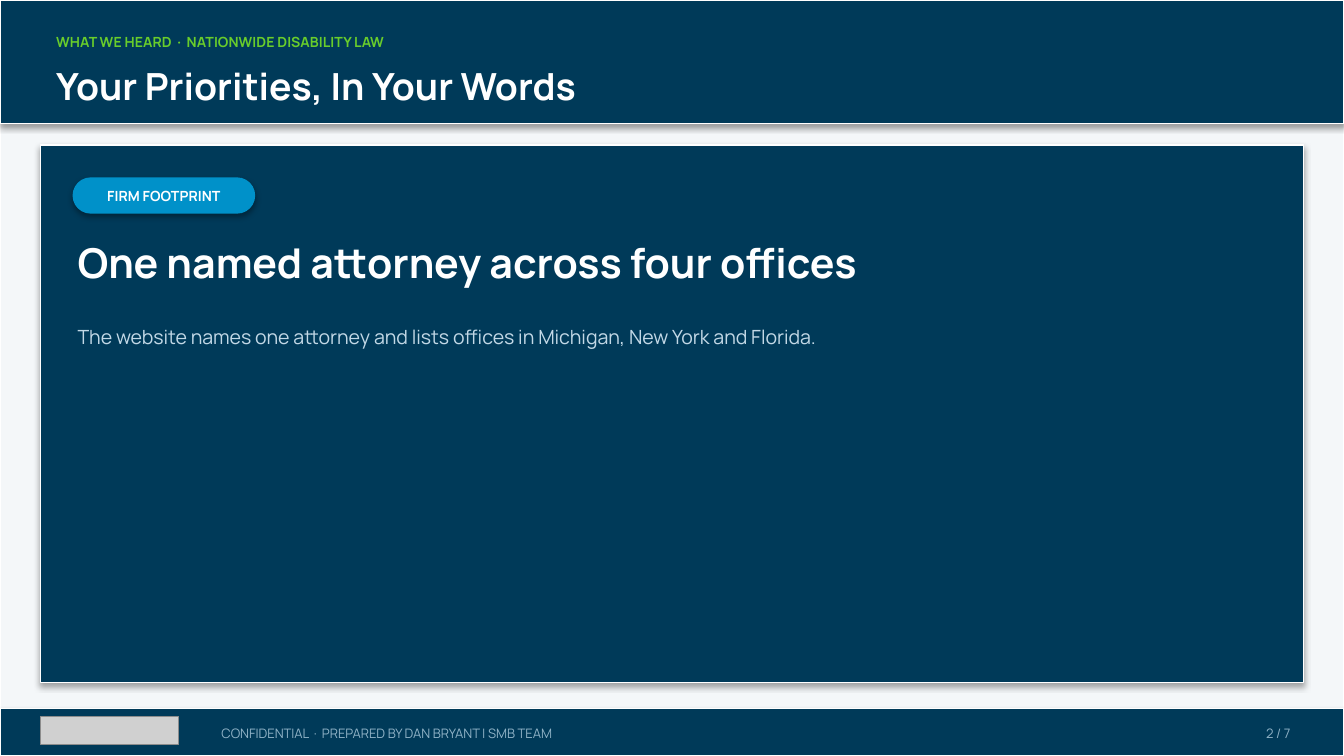
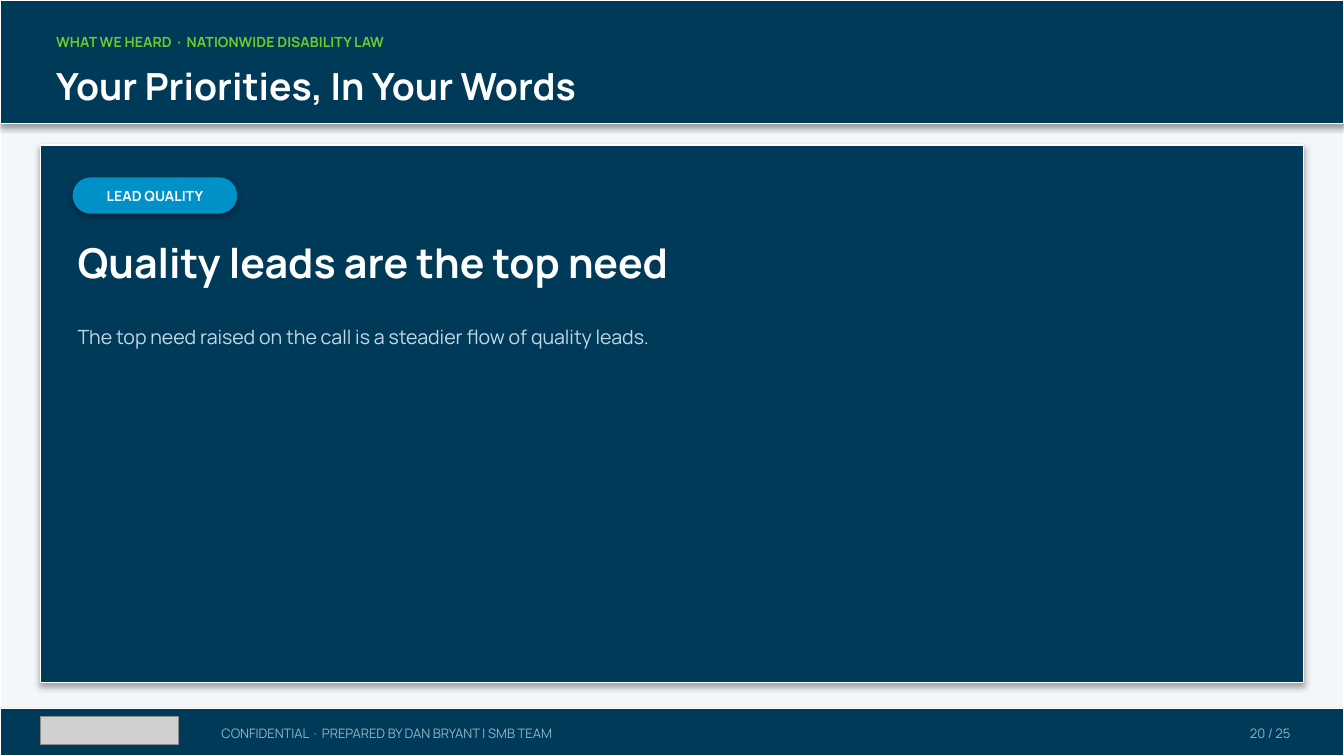
Before and after one commit to SMB-Team-Technology/workwith-smbteam, a slide deck: slide 20 of nationwide-disability-law/Nationwide Disability Law_November 20, 2026_Proposal.pptx (slide 2 before the commit). Drawn at 1344x756 pixels with LibreOffice and Linux fonts; fonts in the diff are those of the drawing; grey boxes stand for pictures. Boxes give left, top, right and bottom in pixels: in the first picture for what was removed or moved away, otherwise in the second. Text is boxed around its words. In the diff, an @@ line names an element or a change of style, - is before the commit and + after.

```diff
--- a/nationwide-disability-law/Nationwide Disability Law_November 20, 2026_Proposal.pptx
+++ b/nationwide-disability-law/Nationwide Disability Law_November 20, 2026_Proposal.pptx
@@ rounded rectangle: place and size @@
-rounded rectangle at [73,177,255,214]
+rounded rectangle at [73,177,237,214]
@@ text at [107,190,203,202]: text changed @@
-FIRM FOOTPRINT
+LEAD QUALITY
@@ text at [78,247,668,288]: text changed @@
-One named attorney across four offices
+Quality leads are the top need
@@ text at [78,329,649,349]: text changed @@
-The website names one attorney and lists offices in Michigan, New York and Florida.
+The top need raised on the call is a steadier flow of quality leads.
@@ text at [1250,728,1290,738]: text changed @@
-2 / 7
+20 / 25
```
Also in this commit, not shown: 5 other slides changed, 18 slides added, 1 other file.
